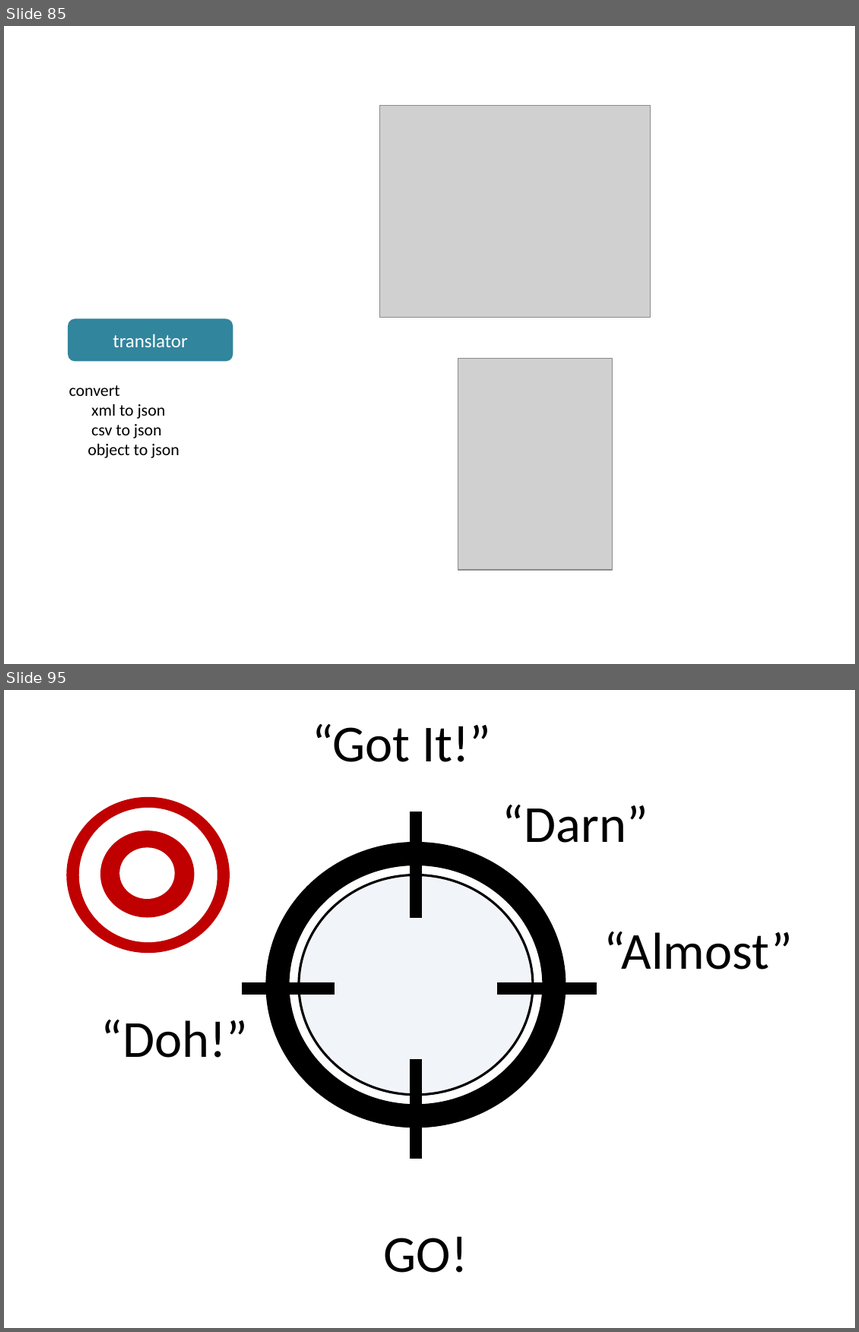
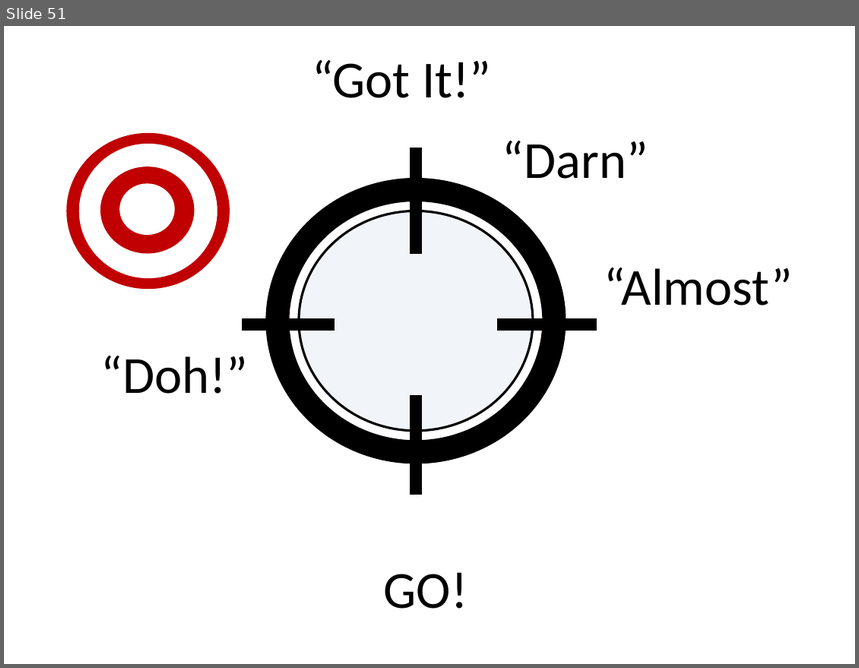
Before and after one commit to dsietz/daas, a slide deck: doc/Data as a Service.pptx. Shown one above the other, each under a label of ours: slides 85 and 95 before the commit, slide 51 after it; the slides between them are not shown. The pictures are 859x1332 and 859x668 pixels, drawn with LibreOffice and Linux fonts; fonts in the diff are those of the drawing; grey boxes stand for pictures. Boxes give left, top, right and bottom in pixels: in the first picture for what was removed or moved away, otherwise in the second. Text is boxed around its words. In the diff, an @@ line names an element or a change of style, - is before the commit and + after.

```diff
--- a/doc/Data as a Service.pptx
+++ b/doc/Data as a Service.pptx
@@ slide 85 removed at (x1=4, y1=26, x2=855, y2=664), background #FFFFFF @@
@@ picture removed at (x1=380, y1=105, x2=651, y2=317) @@
@@ rounded rectangle removed at (x1=68, y1=319, x2=233, y2=361) @@
-translator
@@ picture removed at (x1=458, y1=358, x2=612, y2=570) @@
@@ text removed at (x1=69, y1=385, x2=180, y2=458) @@
-convert
-xml to json
-csv to json
-object to json
@@ what was slide 95 is now slide 51 @@
```
Also in this commit, not shown: 7 slides changed, 6 slides added, 49 other slides removed.
